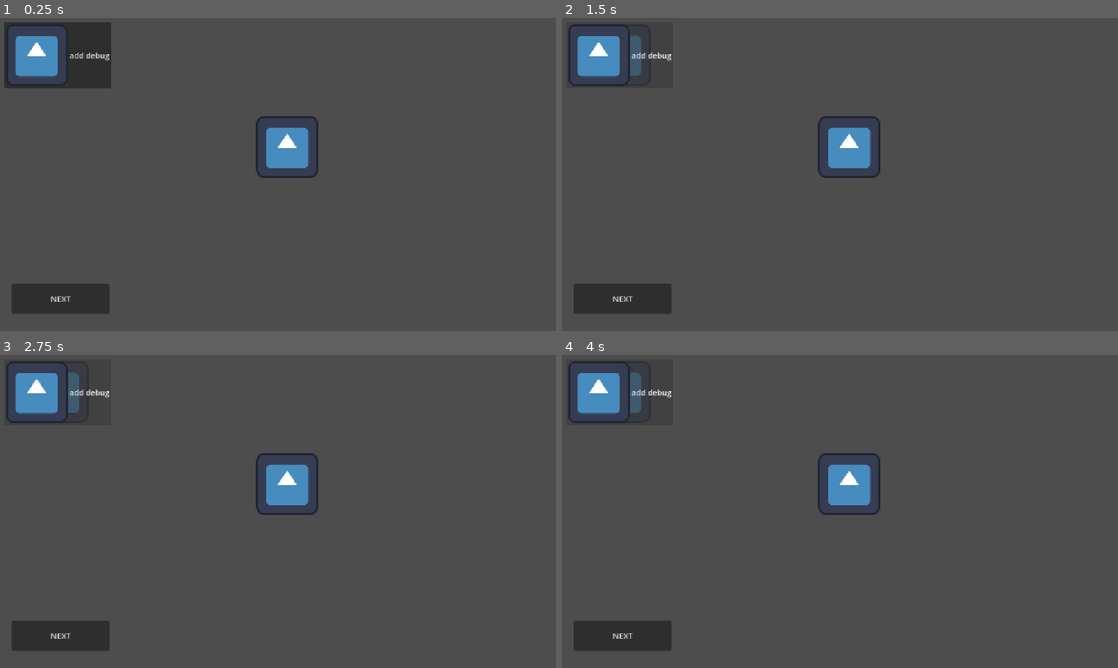
Above: before the commit, frames 1-4 (two rows, left to right).
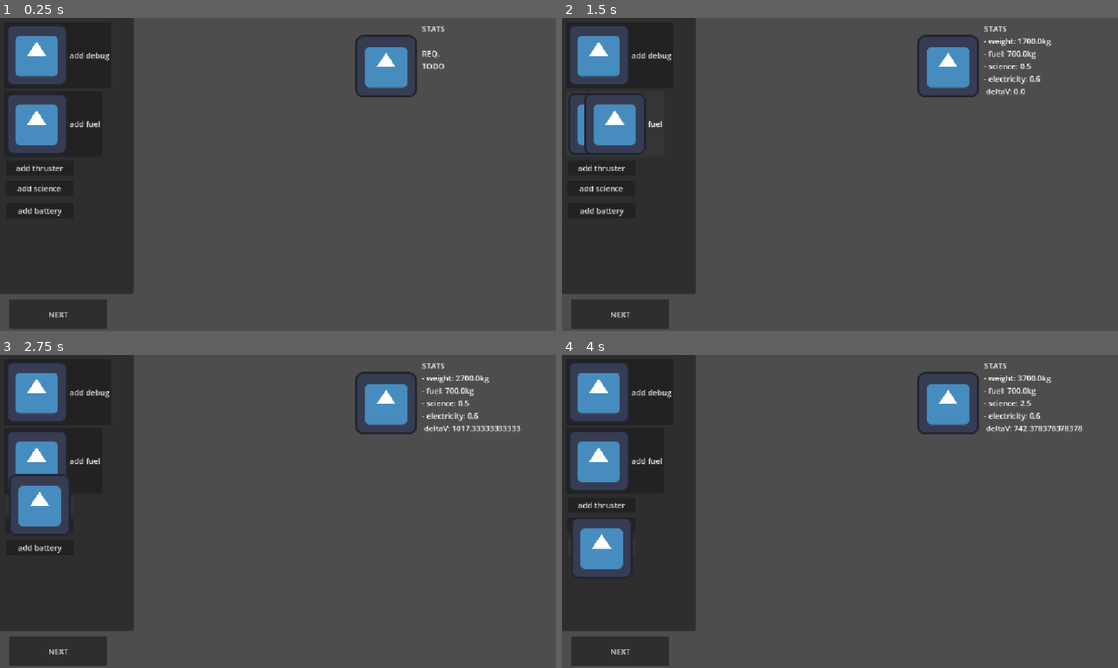
Above: after the commit, the same moments.

Repository: Buwwet/catspace-NASA26
Game: Godot game, scene res://src/modes/construction/ConstructionMode.tscn
Two runs of this game, one before a commit and one after it. Both use one fixed random seed, a clock stepped at 60 frames per second and the inputs below. This scene is started directly instead of the project's main scene. The engine's default icon, where the game draws it, is replaced by a stand-in: a white triangle on a blue panel in a dark square.
Inputs:
- Up to frame 1 (0.25 s): no input
- Up to frame 2 (1.5 s): click "add debug" at 0.5 s; click "add debug" (after the commit: "add fuel") at 1.25 s
- Up to frame 3 (2.75 s): click "add debug" (after the commit: "add thruster") at 2 s
- Up to frame 4 (4 s): click "add debug" (after the commit: "add science") at 2.75 s; click "add debug" (after the commit: "add battery") at 3.5 s

The runs differ from the first frame. In frame 1, 19% of the frame differs, in the area x 0-80%, y 0-100%; in frame 2, 20%; in frame 3, 21%, in the area x 0-94%, y 0-100%; in frame 4, 21%.

Commit message:
Working building a craft out of multiple tile types and stat calculation

Diff:
--- a/src/craft/Craft.gd
+++ b/src/craft/Craft.gd
@@ -24,4 +24,17 @@
 	var science_capability = 0.0;
 
 	# cantidad de equipo electrico
-	var power_ammount = 0.0;
+	var power_amount = 0.0;
+
+	func _init(w, t, f, s, p):
+		weight = w;
+		thrust = t;
+		fuel = f;
+		science_capability = s;
+		power_amount = p;
+
+	func get_deltav() -> float:
+		if thrust == 0:
+			return 0;
+		# isp * g * (wet mass / dry mass)
+		return 400 * 9.81 * (fuel / weight);
--- a/src/craft/tiles/AllTiles.tscn
+++ b/src/craft/tiles/AllTiles.tscn
@@ -14,6 +14,7 @@
 weight = 1400.0
 science_capability = 0.5
 power_ammount = 0.6
+connection_points = Array[Vector2]([Vector2(0, 1)])
 tile_img = ExtResource("2_5nq7i")
 
 [node name="fuel" parent="." unique_id=557798046 instance=ExtResource("1_egxie")]
@@ -21,9 +22,27 @@
 id = "fuel"
 weight = 300.0
 fuel = 700.0
+tile_img = ExtResource("2_5nq7i")
 
 [node name="thruster" parent="." unique_id=1150613595 instance=ExtResource("1_egxie")]
 position = Vector2(450, 0)
-id = "fuel"
-weight = 300.0
-fuel = 700.0
+id = "thruster"
+weight = 1000.0
+thrust = 1
+connection_points = Array[Vector2]([Vector2(0, -1)])
+tile_img = ExtResource("2_5nq7i")
+
+[node name="science" parent="." unique_id=956137644 instance=ExtResource("1_egxie")]
+position = Vector2(583, 0)
+id = "science"
+weight = 500.0
+science_capability = 2.0
+power_ammount = -1.0
+tile_img = ExtResource("2_5nq7i")
+
+[node name="battery" parent="." unique_id=1783286206 instance=ExtResource("1_egxie")]
+position = Vector2(718, 0)
+id = "science_kit"
+weight = 500.0
+power_ammount = 1.0
+tile_img = ExtResource("2_5nq7i")
--- a/src/craft/tiles/Tile.gd
+++ b/src/craft/tiles/Tile.gd
@@ -64,12 +64,14 @@
 
 	# We are all in construction still.
 	t.set_state(TileState.EditStationary);
-	# TODO: report to GRAFO
 
 	# Reparent to ship
 	t.call_deferred("reparent", get_parent());
+	t.set_deferred("position", position + con_point * 100)
 
-	t.set_deferred("position", position + con_point * 100)
+	# Remove grabber
+	tile_grabbers.erase(area);
+	area.queue_free();
 	pass;
 
 
--- a/src/craft/tiles/Tile.tscn
+++ b/src/craft/tiles/Tile.tscn
@@ -1,7 +1,6 @@
 [gd_scene format=3 uid="uid://bd5hoov73uhh7"]
 
 [ext_resource type="Script" uid="uid://dqrxkpa877pp7" path="res://src/craft/tiles/Tile.gd" id="1_uys4b"]
-[ext_resource type="Texture2D" uid="uid://dkjvucxfne3t2" path="res://icon.svg" id="2_3eqii"]
 
 [sub_resource type="RectangleShape2D" id="RectangleShape2D_gyuap"]
 size = Vector2(100, 100)
@@ -10,7 +9,6 @@
 script = ExtResource("1_uys4b")
 
 [node name="Sprite2D" type="Sprite2D" parent="." unique_id=825909325]
-texture = ExtResource("2_3eqii")
 
 [node name="StaticBody2D" type="CharacterBody2D" parent="." unique_id=1470785824]
 
--- a/src/craft/tiles/TileGraph.gd
+++ b/src/craft/tiles/TileGraph.gd
@@ -13,3 +13,20 @@
 
 func add_tile(t: Tile):
 	tiles.push_back(t);
+
+
+func calculate_stats():
+	var weight: float = 0.0;
+	var thrust: int = 0;
+	var fuel: float = 0.0;
+	var science_capability = 0.0;
+	var power_amount = 0.0;
+
+	for tile in tiles:
+		weight += tile.weight;
+		thrust += tile.thrust;
+		fuel += tile.fuel;
+		science_capability += tile.science_capability;
+		power_amount += tile.power_ammount;
+
+	return Craft.Stats.new(weight, thrust, fuel, science_capability, power_amount);
--- a/src/modes/construction/AddTileButton.tscn
+++ b/src/modes/construction/AddTileButton.tscn
@@ -1,10 +1,14 @@
 [gd_scene format=3 uid="uid://b45tn0vyavfdn"]
 
 [ext_resource type="Script" uid="uid://bxucjoyxi7xvl" path="res://src/modes/construction/add_tile_button.gd" id="1_b3ngp"]
+[ext_resource type="Texture2D" uid="uid://dkjvucxfne3t2" path="res://icon.svg" id="2_p3ecy"]
 
 [node name="AddTileButton" type="Node2D" unique_id=1485613823]
 script = ExtResource("1_b3ngp")
+icon = ExtResource("2_p3ecy")
 
 [node name="Button" type="Button" parent="." unique_id=1937819411]
 offset_right = 141.0
 offset_bottom = 30.0
+text = "TITLE"
+icon = ExtResource("2_p3ecy")
--- a/src/modes/construction/ConstructionMode.tscn
+++ b/src/modes/construction/ConstructionMode.tscn
@@ -3,8 +3,6 @@
 [ext_resource type="Script" uid="uid://chr77aheaqvi8" path="res://src/modes/construction/construction_mode.gd" id="1_u0ehi"]
 [ext_resource type="PackedScene" uid="uid://csdexi407hbug" path="res://src/craft/tiles/AllTiles.tscn" id="2_snw7c"]
 [ext_resource type="PackedScene" uid="uid://b5he1841ku53k" path="res://src/modes/construction/TileTransporter.tscn" id="3_ihdmx"]
-[ext_resource type="PackedScene" uid="uid://bd5hoov73uhh7" path="res://src/craft/tiles/Tile.tscn" id="4_t2ely"]
-[ext_resource type="Texture2D" uid="uid://dkjvucxfne3t2" path="res://icon.svg" id="5_qdo0r"]
 [ext_resource type="PackedScene" uid="uid://b45tn0vyavfdn" path="res://src/modes/construction/AddTileButton.tscn" id="6_qdo0r"]
 
 [node name="ConstructionMode" type="Node2D" unique_id=2007440915]
@@ -14,19 +12,51 @@
 position = Vector2(-811, 197)
 
 [node name="addButton" type="Button" parent="." unique_id=1220532214]
-offset_left = 24.0
-offset_top = 551.0
-offset_right = 227.0
-offset_bottom = 612.0
+offset_left = 19.0
+offset_top = 583.0
+offset_right = 222.0
+offset_bottom = 644.0
 text = "NEXT"
+
+[node name="ItemList" type="ItemList" parent="." unique_id=449928536]
+offset_right = 277.0
+offset_bottom = 571.0
+
+[node name="AddTileButton" parent="ItemList" unique_id=1485613823 instance=ExtResource("6_qdo0r")]
+position = Vector2(8, 9)
+title = "add debug"
+
+[node name="AddTileButton2" parent="ItemList" unique_id=696966819 instance=ExtResource("6_qdo0r")]
+position = Vector2(8, 151)
+title = "add fuel"
+id = "fuel"
+
+[node name="AddTileButton3" parent="ItemList" unique_id=2146194320 instance=ExtResource("6_qdo0r")]
+position = Vector2(12, 295)
+title = "add thruster"
+id = "thruster"
+icon = null
+
+[node name="AddTileButton4" parent="ItemList" unique_id=2059537931 instance=ExtResource("6_qdo0r")]
+position = Vector2(11, 337)
+title = "add science"
+id = "science"
+icon = null
+
+[node name="AddTileButton5" parent="ItemList" unique_id=1407285247 instance=ExtResource("6_qdo0r")]
+position = Vector2(12, 383)
+title = "add battery"
+id = "battery"
+icon = null
 
 [node name="TileTransporter" parent="." unique_id=972628799 instance=ExtResource("3_ihdmx")]
 
-[node name="root" parent="." unique_id=901332596 instance=ExtResource("4_t2ely")]
-position = Vector2(595, 267)
-tile_img = ExtResource("5_qdo0r")
+[node name="Label" type="Label" parent="." unique_id=1834501811]
+offset_left = 874.0
+offset_top = 10.0
+offset_right = 1149.0
+offset_bottom = 47.0
+text = "STATS
 
-[node name="AddTileButton" parent="." unique_id=1485613823 instance=ExtResource("6_qdo0r")]
-position = Vector2(8, 9)
-title = "add debug"
-icon = ExtResource("5_qdo0r")
+REQ.
+TODO"
--- a/src/modes/construction/add_tile_button.gd
+++ b/src/modes/construction/add_tile_button.gd
@@ -3,10 +3,10 @@
 
 @export var title = "TITLE";
 @export var id = "debug";
-@export var icon: Texture2D = load("res://icon.svg");
+@export var icon: Texture2D;
 
 # Por si lo movemos
-@onready var my_mode: ConstructionMode = get_parent();
+@onready var my_mode: ConstructionMode = get_parent().get_parent();
 
 func _ready() -> void:
 	$Button.text = title;
--- a/src/modes/construction/construction_mode.gd
+++ b/src/modes/construction/construction_mode.gd
@@ -2,36 +2,48 @@
 
 @onready var all_tiles = $AllTiles;
 @onready var tile_trans = $TileTransporter;
-@onready var root = $root;
+@onready var root: Tile;
 
-var tiles: Array[Tile] = [];
+var tiles: TileGraph;
 
 func _ready():
-	tiles.push_back($root);
+	root = all_tiles.find_child("cockpit").duplicate();
+	add_child(root);
+	root.position = Vector2(800, 100)
+
 	$addButton.button_down.connect(func():
 		call_deferred("on_close")
 	);
 
-	$root.set_state(Tile.TileState.EditStationary);
-	pass;
+	root.set_state(Tile.TileState.EditStationary);
 
+	tiles = TileGraph.new([root], root);
 
 func create_tile(tile_name: String):
-	var new_tile = all_tiles.find_child(tile_name).duplicate()
+	var new_tile = all_tiles.find_child(tile_name).duplicate();
+	new_tile.position = Vector2.ZERO;
 	tile_trans.grab_tile(new_tile);
 
-	tiles.push_back(new_tile);
+	tiles.add_tile(new_tile);
 
 	# TODO: recalculate stats.
+	recalc_stats();
 
+func recalc_stats():
+	var stats = tiles.calculate_stats();
+	$Label.text = "STATS\n- weight: " + str(stats.weight) + "kg\n- fuel: " + str(stats.fuel) + "kg\n- science: ";
+	$Label.text += str(stats.science_capability) + "\n- electricity: " + str(stats.power_amount);
+	$Label.text += "\n deltaV: " + str(stats.get_deltav());
+
+	#TODO req.
 
 func on_close():
 	# TODO - save base craft on GameManager
 	var craft_scene: PackedScene = load("res://src/craft/Craft.tscn");
 	var craft: Craft = craft_scene.instantiate();
 
-	craft.map = TileGraph.new(tiles, root);
-	for tile in tiles:
+	craft.map = tiles;
+	for tile in tiles.tiles:
 		tile.position -= root.position;
 		tile.reparent(craft);
 
